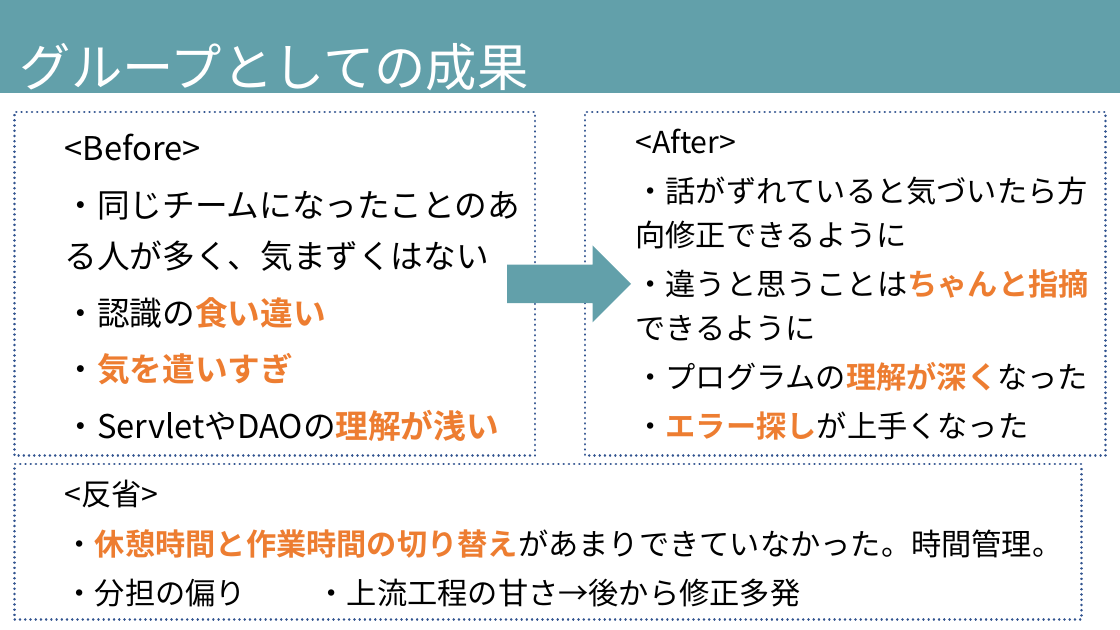
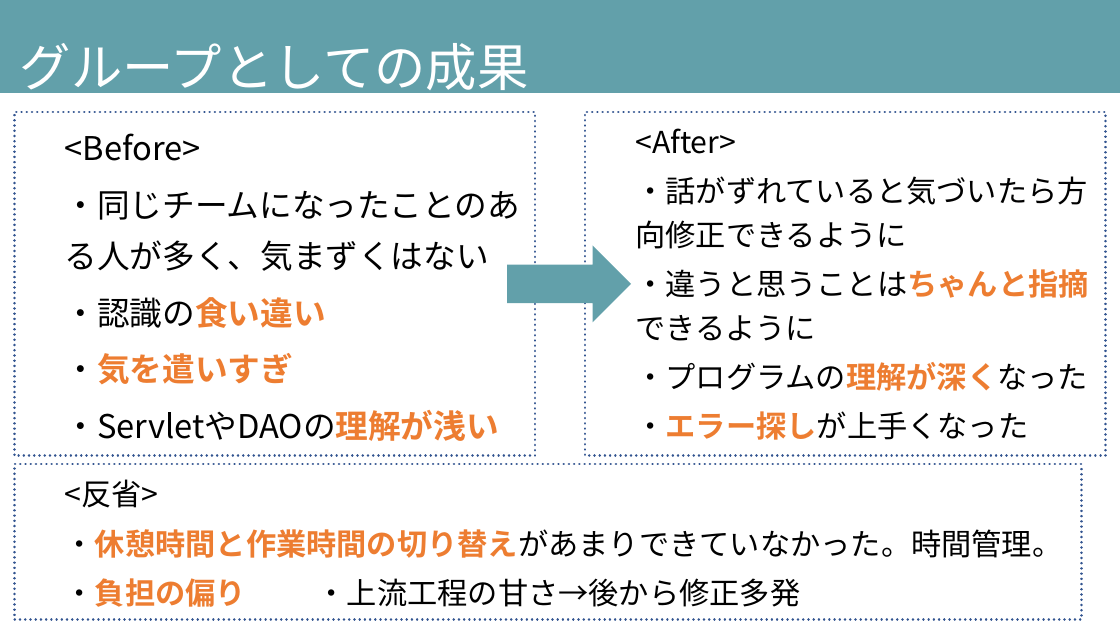
Before and after one commit to DOJO-2021/B-3, a slide deck: slide 10 of documents/発表スライド_ビーチサンダル.pptx. Drawn at 1120x630 pixels with LibreOffice and Linux fonts; fonts in the diff are those of the drawing. Boxes give left, top, right and bottom in pixels: in the first picture for what was removed or moved away, otherwise in the second. Text is boxed around its words. In the diff, an @@ line names an element or a change of style, - is before the commit and + after.

```diff
--- a/documents/発表スライド_ビーチサンダル.pptx
+++ b/documents/発表スライド_ビーチサンダル.pptx
@@ text in rectangle at [65, 578, 801, 607]: text changed @@
-  ・分担の偏り ・上流工程の甘さ→後から修正多発
+  ・負担の偏り ・上流工程の甘さ→後から修正多発
```
Also in this commit, not shown: 4 other slides changed.
